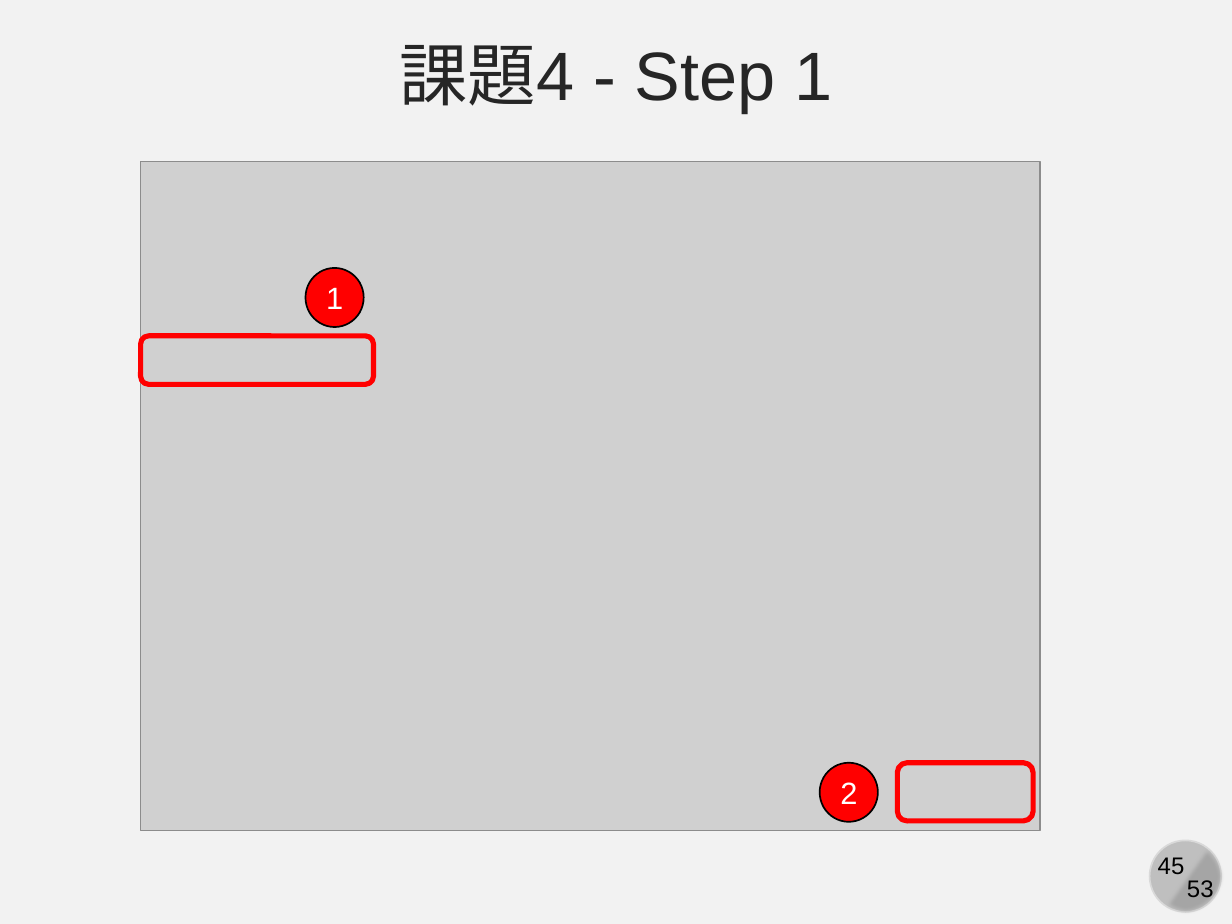
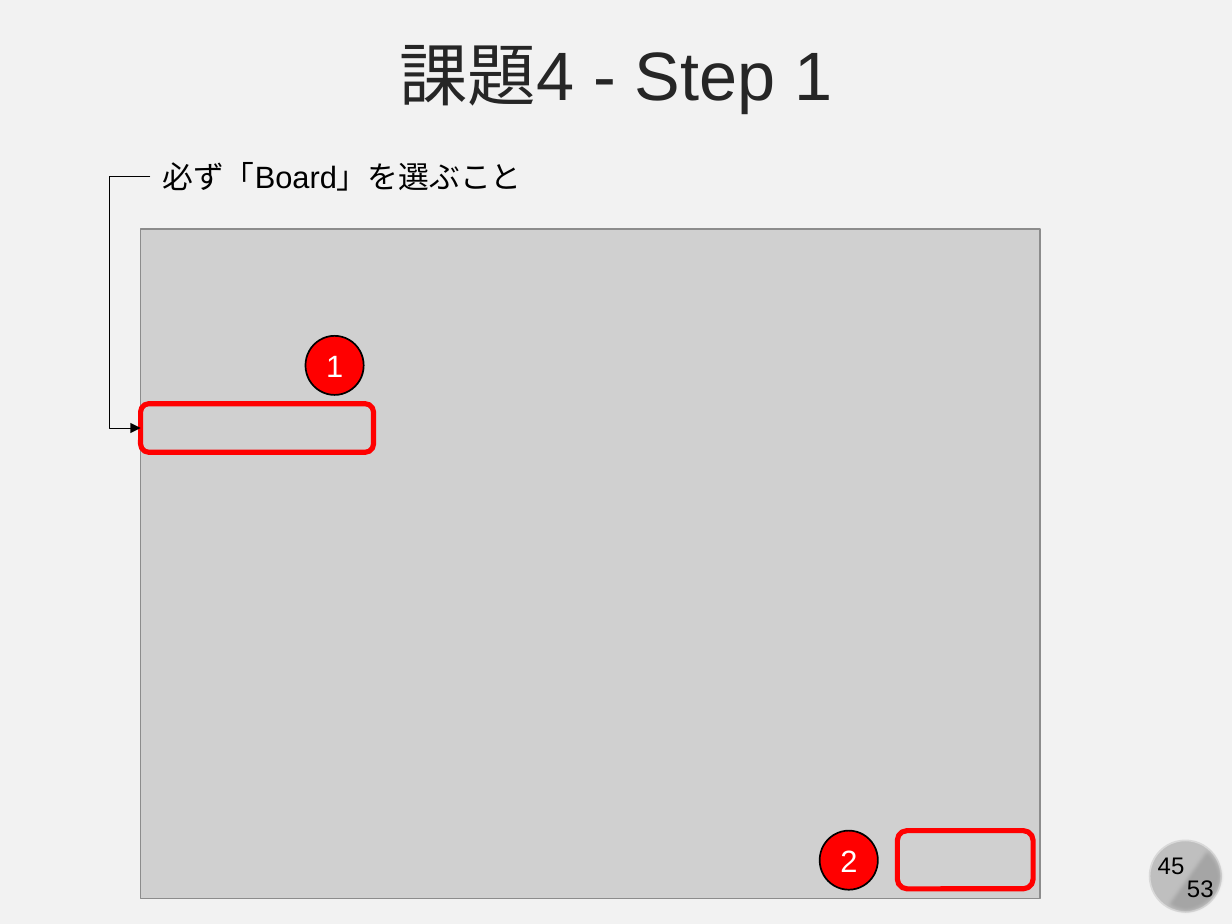
Before and after one commit to kaityo256/github, a slide deck: slide 45 of practice_github_basic/fig/slide.pptx. Drawn at 1232x924 pixels with LibreOffice and Linux fonts; fonts in the diff are those of the drawing; grey boxes stand for pictures. Boxes give left, top, right and bottom in pixels: in the first picture for what was removed or moved away, otherwise in the second. Text is boxed around its words. In the diff, an @@ line names an element or a change of style, - is before the commit and + after.

```diff
--- a/practice_github_basic/fig/slide.pptx
+++ b/practice_github_basic/fig/slide.pptx
@@ elbow arrow added from (150, 176) to (140, 428), #000000 0.5 pt @@
@@ text added at bbox=[162, 162, 521, 191], 18 pt, text #000000 @@
+必ず「Board」を選ぶこと
@@ picture: place and size @@
-picture at bbox=[140, 161, 1040, 830]
+picture at bbox=[140, 229, 1040, 898]
@@ rounded rectangle: place and size @@
-rounded rectangle at bbox=[140, 336, 373, 384]
+rounded rectangle at bbox=[140, 404, 373, 452]
@@ 2 ellipses, 1 rounded rectangle: place and size @@
-2 ellipses, 1 rounded rectangle at bbox=[306, 269, 1032, 822]
+2 ellipses, 1 rounded rectangle at bbox=[306, 336, 1032, 890]
```
Also in this commit, not shown: 5 other slides changed, 1 other file.
